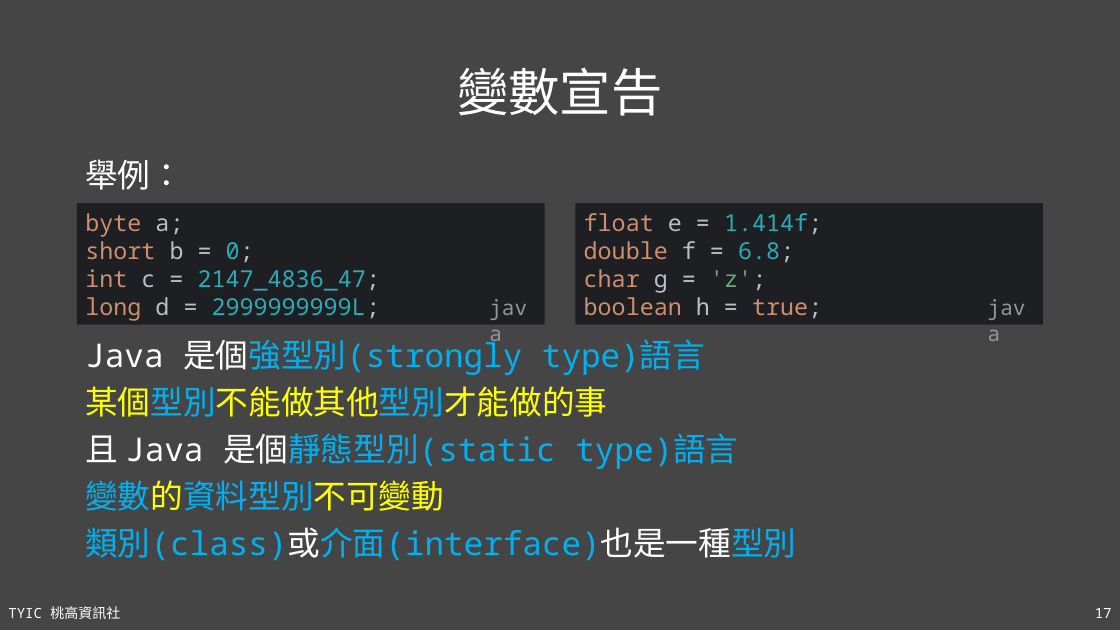
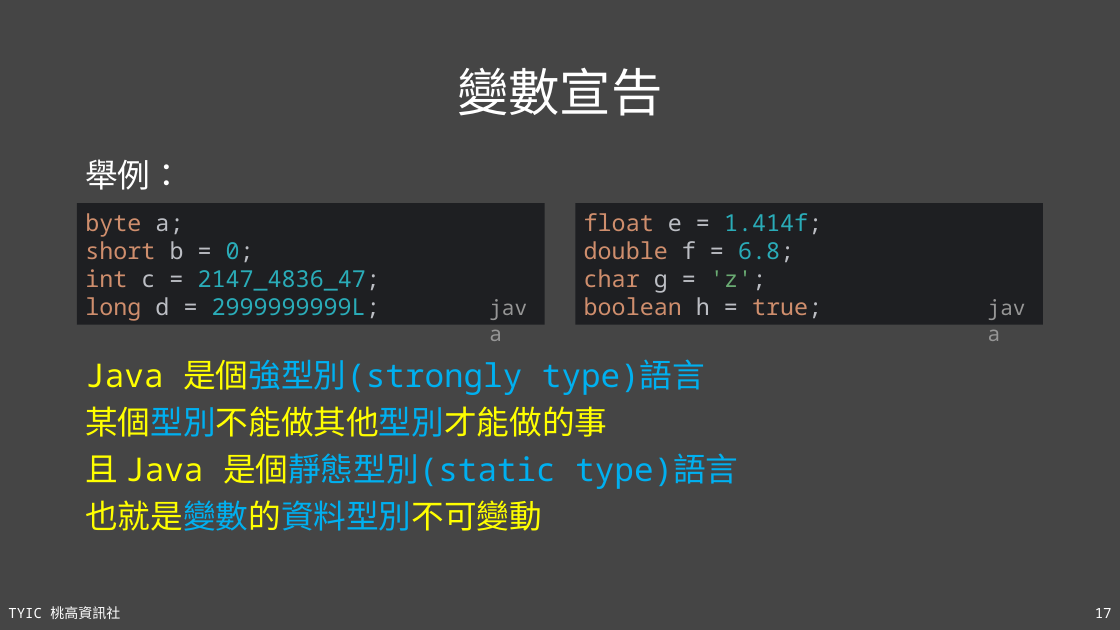
Before and after one commit to TYSHIC/slides, a slide deck: slide 17 of ppt/04_初探Java.pptx. Drawn at 1120x630 pixels with LibreOffice and Linux fonts; fonts in the diff are those of the drawing. Boxes give left, top, right and bottom in pixels: in the first picture for what was removed or moved away, otherwise in the second. Text is boxed around its words. In the diff, an @@ line names an element or a change of style, - is before the commit and + after.

Commit message:
04_basic_java

```diff
--- a/ppt/04_初探Java.pptx
+++ b/ppt/04_初探Java.pptx
@@ text "Java 是個強型別(strongly type)語言": place and size @@
-text "Java 是個強型別(strongly type)語言" at (85, 333, 796, 560)
+text "Java 是個強型別(strongly type)語言" at (85, 359, 738, 531)
@@ text at (85, 359, 738, 489): text colour #FFFFFF to #FFFF00 in "Java 是個強型別(strongly", "且 Java 是個靜態型別(static" @@
@@ text at (85, 500, 542, 531): text changed; text colour #00B0F0 to #FFFF00 @@
-變數的資料型別不可變動
-類別(class)或介面(interface)也是一種型別
+也就是變數的資料型別不可變動
```
Also in this commit, not shown: 4 other slides changed, 1 slide removed, 7 other files.
